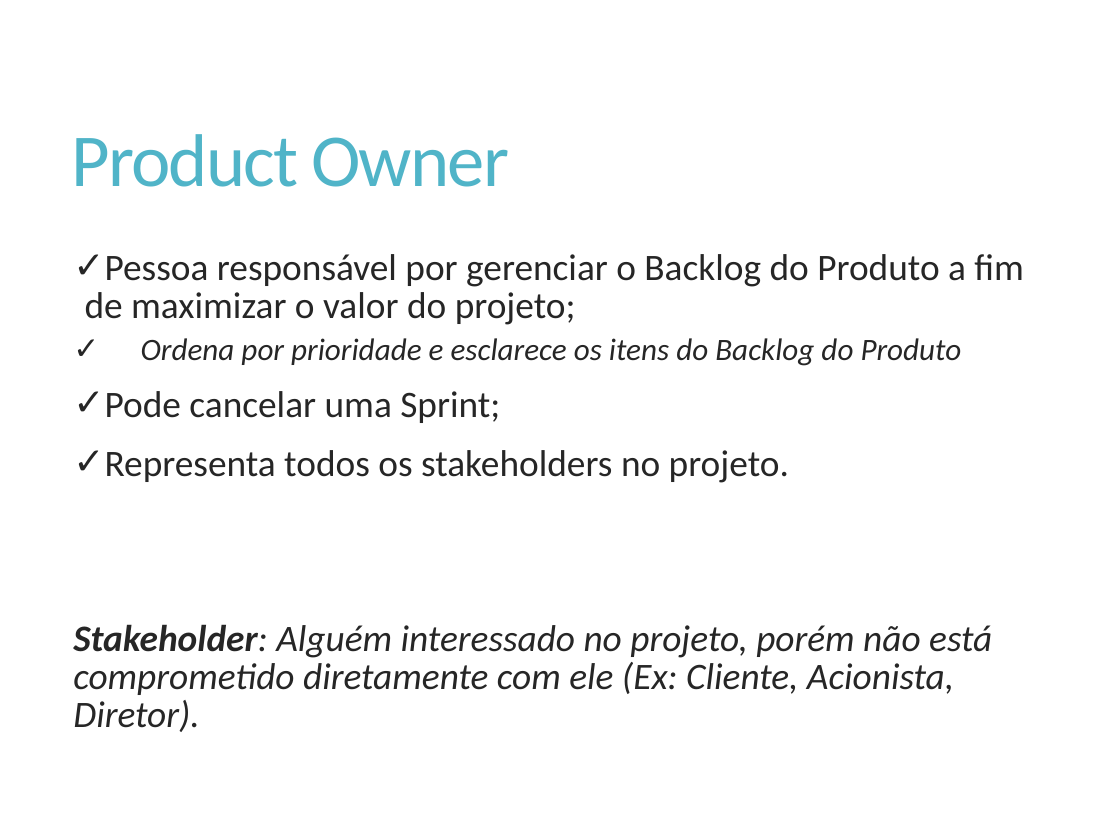
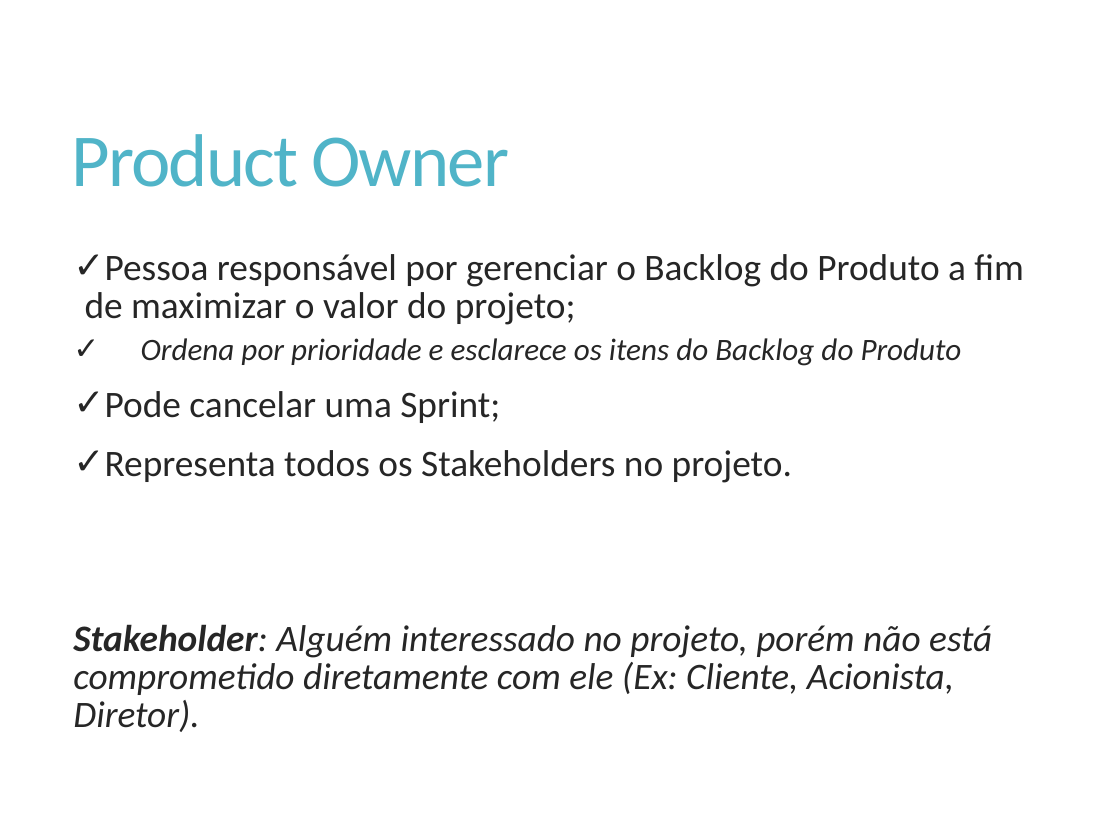
Before and after one commit to Elton-Garbin/TCC-2016, a slide deck: slide 17 of StartIdea/StartIdea.Docs/Apresentacao.pptx. Drawn at 1120x840 pixels with LibreOffice and Linux fonts; fonts in the diff are those of the drawing. Boxes give left, top, right and bottom in pixels: in the first picture for what was removed or moved away, otherwise in the second. Text is boxed around its words. In the diff, an @@ line names an element or a change of style, - is before the commit and + after.

```diff
--- a/StartIdea/StartIdea.Docs/Apresentacao.pptx
+++ b/StartIdea/StartIdea.Docs/Apresentacao.pptx
@@ text at <box>105,450,792,483</box>: text changed @@
-✓ Representa todos os stakeholders no projeto.
+✓ Representa todos os Stakeholders no projeto.
```
Also in this commit, not shown: 6 slides added, 1 slide removed.
